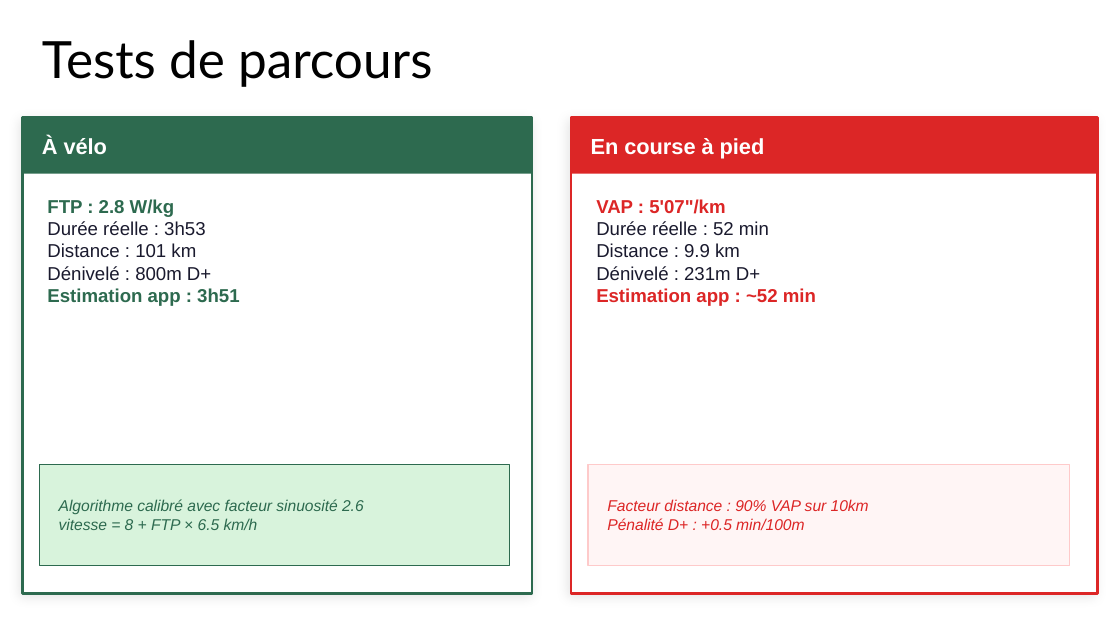
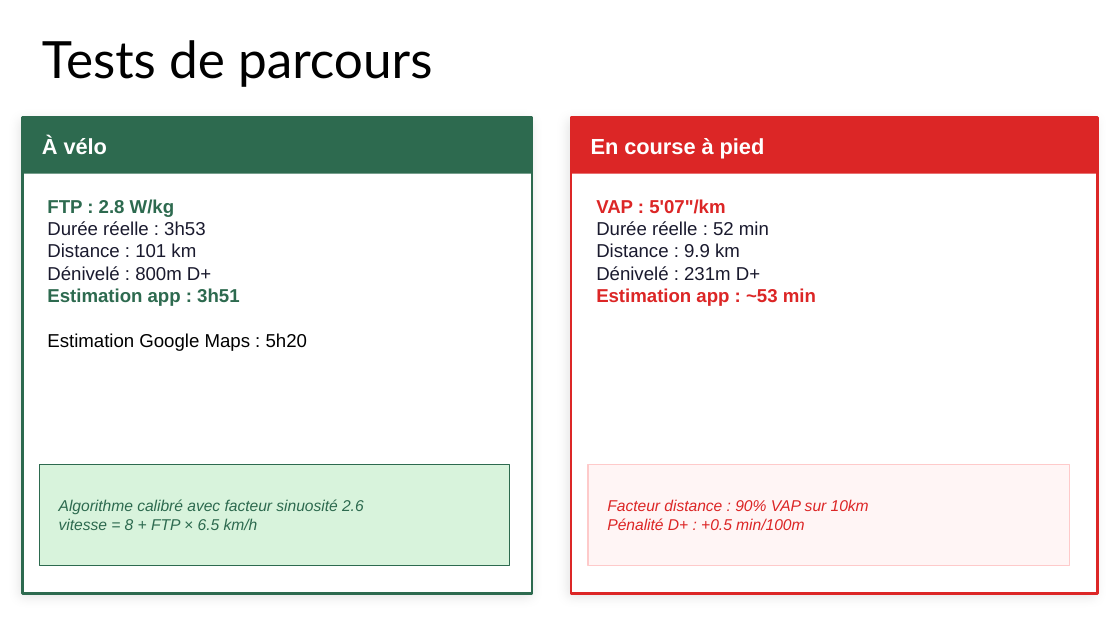
Before and after one commit to Fabio-gio/GIN_projet, a slide deck: slide 9 of ChronoPath_Presentation.pptx. Drawn at 1120x630 pixels with LibreOffice and Linux fonts; fonts in the diff are those of the drawing. Boxes give left, top, right and bottom in pixels: in the first picture for what was removed or moved away, otherwise in the second. Text is boxed around its words. In the diff, an @@ line names an element or a change of style, - is before the commit and + after.

```diff
--- a/ChronoPath_Presentation.pptx
+++ b/ChronoPath_Presentation.pptx
@@ text at [596, 199, 816, 306]: text changed @@
-VAP : 5'07"/km
-Durée réelle : 52 min
-Distance : 9.9 km
-Dénivelé : 231m D+
-Estimation app : ~52 min
+VAP : 5'07"/km
+Durée réelle : 52 min
+Distance : 9.9 km
+Dénivelé : 231m D+
+Estimation app : ~53 min
@@ text at [47, 333, 307, 351]: paragraph added @@
+Estimation Google Maps : 5h20
```
Also in this commit, not shown: 6 other slides changed, 18 other files.
